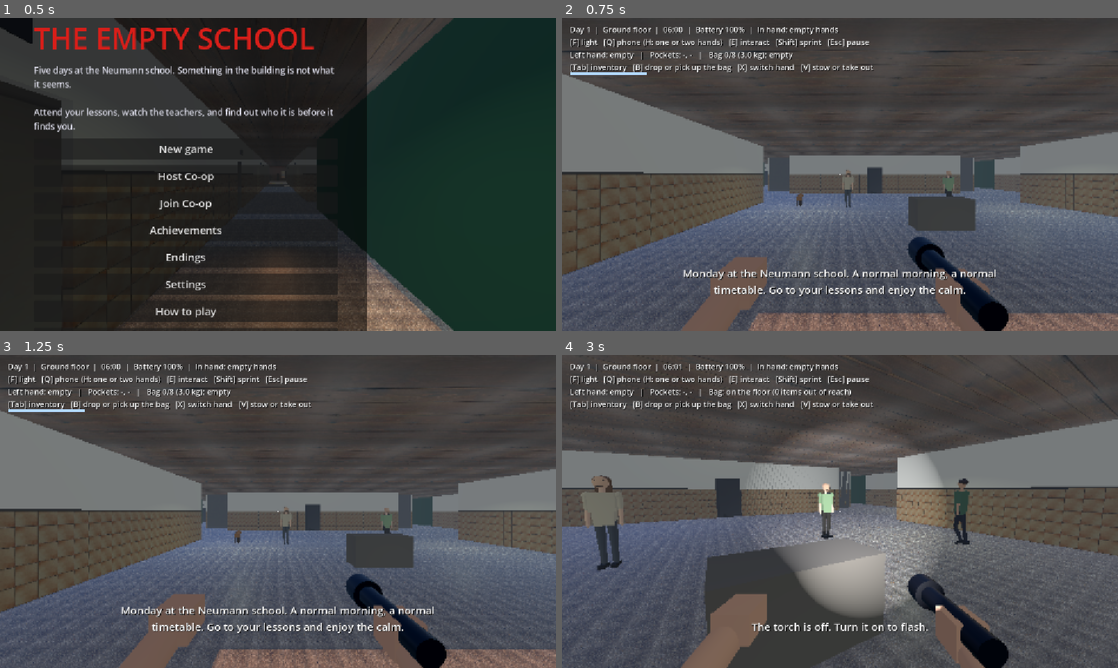
Above: before the commit, frames 1-4 (two rows, left to right).
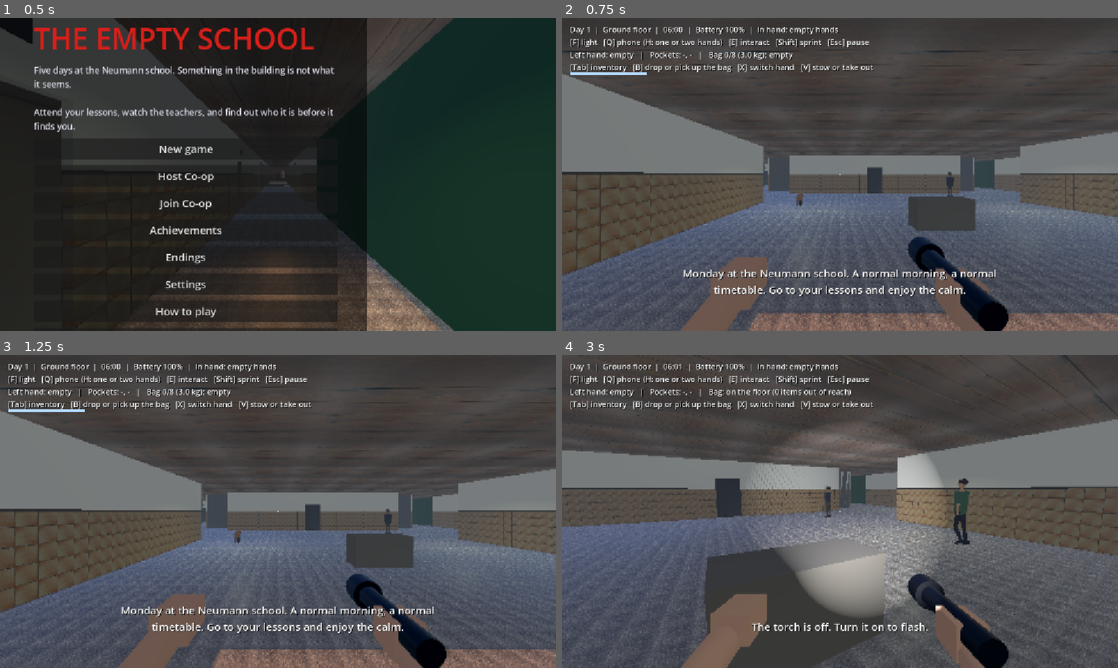
Above: after the commit, the same moments.

Repository: CsPS0/Neumann-Survival-Week
Game: Godot game, scene res://scenes/main.tscn
Same seed, same stepped clock (60 frames per second), same inputs: the game is played once before the commit and once after it.
Inputs (mouse positions are in pixels of both pictures, inside the frame that each line leads up to):
- Up to frame 1 (0.5 s): no input
- Up to frame 2 (0.75 s): click "New game" at 0.5 s
- Up to frame 3 (1.25 s): no input
- Up to frame 4 (3 s): tap Enter at 1.25 s; move the mouse to (867, 511) at 1.27 s; hold B (bag) 1.28-2.03 s; hold W (move_forward) from 1.28 s (still down); move the mouse to (812, 511) at 2.02 s; tap T (flash) at 2.1 s; move the mouse to (851, 505) at 2.77 s; hold F (flashlight) from 2.78 s (still down)

Frame 1 is identical in both runs. In frame 2, 0.2% of the frame differs, in the area x 50-71%, y 48-61%; in frame 3, 0.2%; in frame 4, 1.6%, in the area x 3-50%, y 38-69%.

Commit message:
Remove the named photo students from the build
A single switch in student_faces_source.gd turns the named students off.
The crowd fills their seats and walking slots.

Diff:
--- /dev/null
+++ b/HORROR-GAME/scripts/student_faces_none.gd
@@ -0,0 +1,4 @@
+extends RefCounted
+## Empty roster: no named students. Used while student_faces_source.gd has NAMED_STUDENTS off.
+
+const STUDENTS := []
--- a/HORROR-GAME/scripts/student_faces_source.gd
+++ b/HORROR-GAME/scripts/student_faces_source.gd
@@ -3,6 +3,10 @@
 ## assets/faces_local/) when it exists, else the committed scripts/student_faces_placeholder.gd with invented names and
 ## generated faces, so a fresh clone still opens and runs.
 
+## Off: the build has no named students at all, with or without the local files. The crowd fills their seats and
+## walking slots. Turn it on to bring back the two photo students (or the invented placeholder pair).
+const NAMED_STUDENTS := false
+const NONE := "res://scripts/student_faces_none.gd"
 const REAL := "res://scripts/student_faces_local.gd"
 const PLACEHOLDER := "res://scripts/student_faces_placeholder.gd"
 
@@ -11,5 +15,8 @@
 
 static func roster() -> GDScript:
 	if _roster == null:
-		_roster = load(REAL if ResourceLoader.exists(REAL) else PLACEHOLDER)
+		if not NAMED_STUDENTS:
+			_roster = load(NONE)
+		else:
+			_roster = load(REAL if ResourceLoader.exists(REAL) else PLACEHOLDER)
 	return _roster
Not shown, added: HORROR-GAME/scripts/student_faces_none.gd.uid
